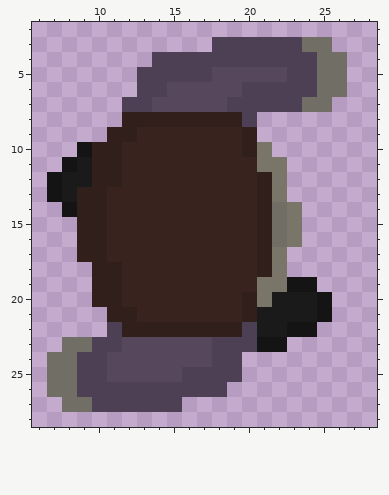
Edited in one commit: pixel-art sprite (res/gfx/female1/walk1.png). The picture above is the old version.
The file is 32x32 pixels. Colours within 5 levels of each other are drawn and written as one. Shown: x 6..28, y 2..28.
The result:
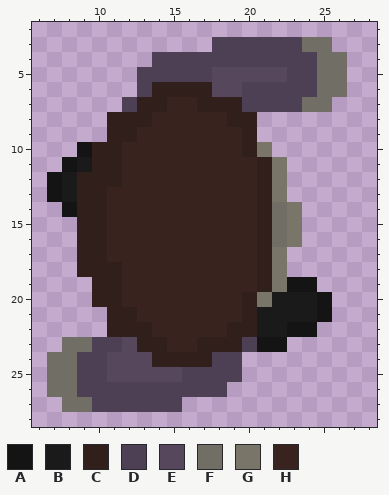
Palette (. is transparent): A #141414  B #1b1a1b  C #311f1b  D #4e4054  E #56475d  F #716e65  G #797568  H #38231f
The edit:
y 6: x 14..17 DEEE -> CCCC
y 7: x 13..19 DEEEEED -> CCHHCCC
y 8: x 11 . -> C; x 14..18 CCCCC -> HHHHH; x 20 D -> C
y 11: x 21 G -> C
y 12: x 9 B -> C
y 18: x 9 . -> C
y 19: x 21 G -> C
y 22: x 11 D -> C; x 14..18 CCCCC -> HHHHH; x 20 D -> C
y 23: x 13..19 EEEEEDD -> CCHHCCC
y 24: x 14..17 EEEE -> CCCC
